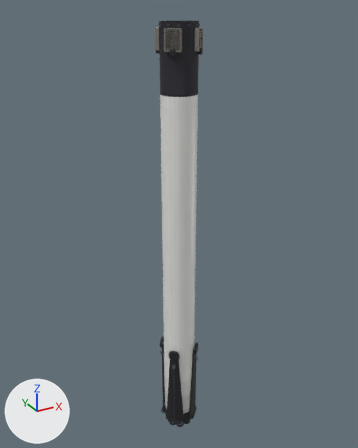
The glTF model assets/rockets/heron-9-crew/booster.hi.glb, before and after one commit.
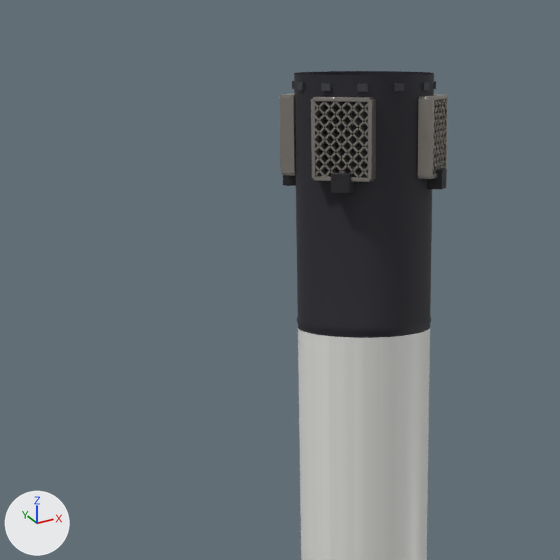
Each version is shown whole from a 50 mm lens placed at (-23.59, -42.87, 48.73), pointed at (0.62, 1.15, 26.71), then close up on the part from 21% to 66% of the width and 0% to 36% of the height. Lighting does not change. The marker at lower left points along +X, +Y and +Z. The last two pictures show the newer version. Where no turn or scale is listed for an object, it has been applied to the vertices.

Objects in the first close-up: 'booster.dark', 'booster.hull', 'gridfin_0.metal', 'gridfin_1.metal', 'gridfin_2.metal' and 3 more.
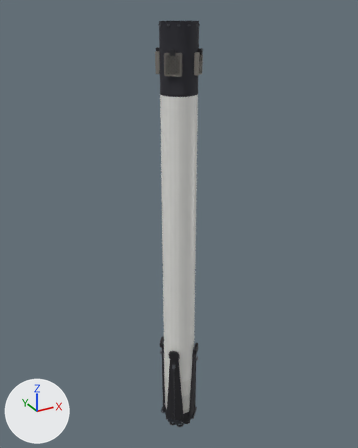
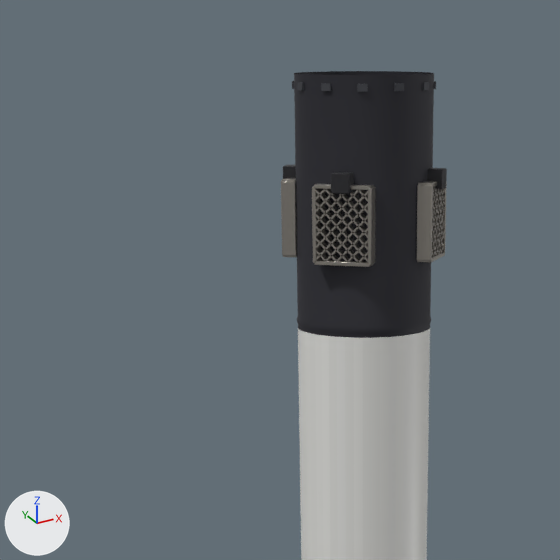
Changed parts and their boxes [x1, y1, x2, y2] in the close-ups (560 x 560 px):
'gridfin_1.metal', moved: before [311, 97, 376, 182]; after [312, 183, 376, 267]
'gridfin_0.metal', moved: before [417, 94, 448, 179]; after [417, 181, 447, 262]
'gridfin_2.metal', moved: before [279, 93, 296, 176]; after [281, 178, 297, 258]

Diff of the bpy script that builds the scene:
```diff
--- a/assets/rockets/heron-9-crew/booster.hi.glb.py
+++ b/assets/rockets/heron-9-crew/booster.hi.glb.py
@@ ob_gridfin_0_metal @@
 ob_gridfin_0_metal.parent = ob_gridfin_0
-ob_gridfin_0_metal.location = (0.0, 0.0, 1.05)
+ob_gridfin_0_metal.location = (0.0, 0.0, -1.05)
@@ ob_gridfin_1_metal @@
 ob_gridfin_1_metal.parent = ob_gridfin_1
-ob_gridfin_1_metal.location = (0.0, 0.0, 1.05)
+ob_gridfin_1_metal.location = (0.0, 0.0, -1.05)
@@ ob_gridfin_2_metal @@
 ob_gridfin_2_metal.parent = ob_gridfin_2
-ob_gridfin_2_metal.location = (0.0, 0.0, 1.05)
+ob_gridfin_2_metal.location = (0.0, 0.0, -1.05)
```
